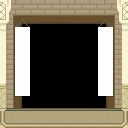
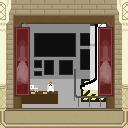
Comparing the layer stacks of the two 128 × 128 images. Changes:
painted on "Layer 1" over [15, 24, 116, 96]
added layer "Layer 9" above "Layer 6" over [80, 24, 116, 94]
added layer "Layer 8" above "Layer 5" over [25, 81, 54, 94]
added layer "Layer 5" above "Layer 4" over [22, 91, 58, 104]
added layer "Layer 4" above "Layer 3" over [34, 33, 102, 76]
added layer "Layer 3" above "Layer 2" over [81, 79, 109, 102]
painted on "Layer 2" over [15, 24, 116, 108]
